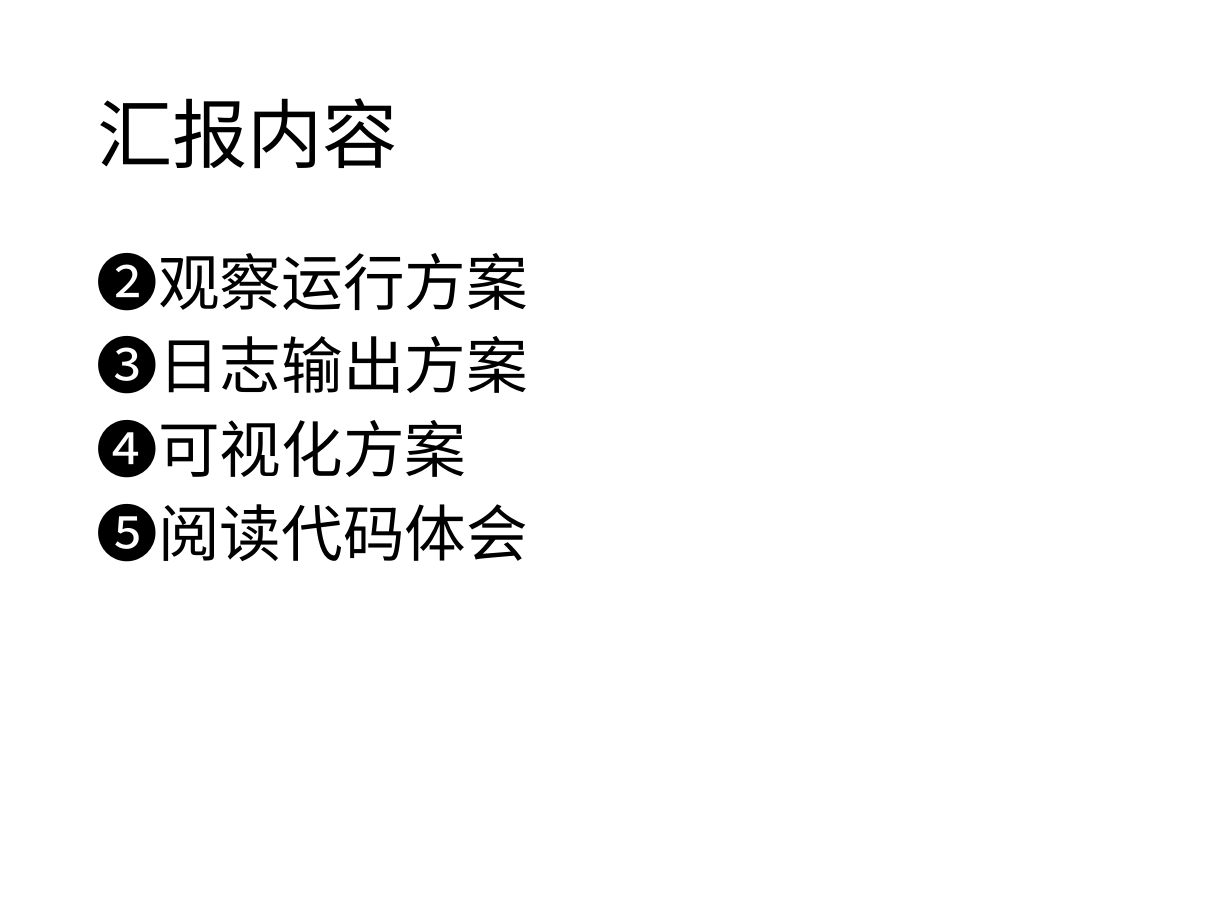
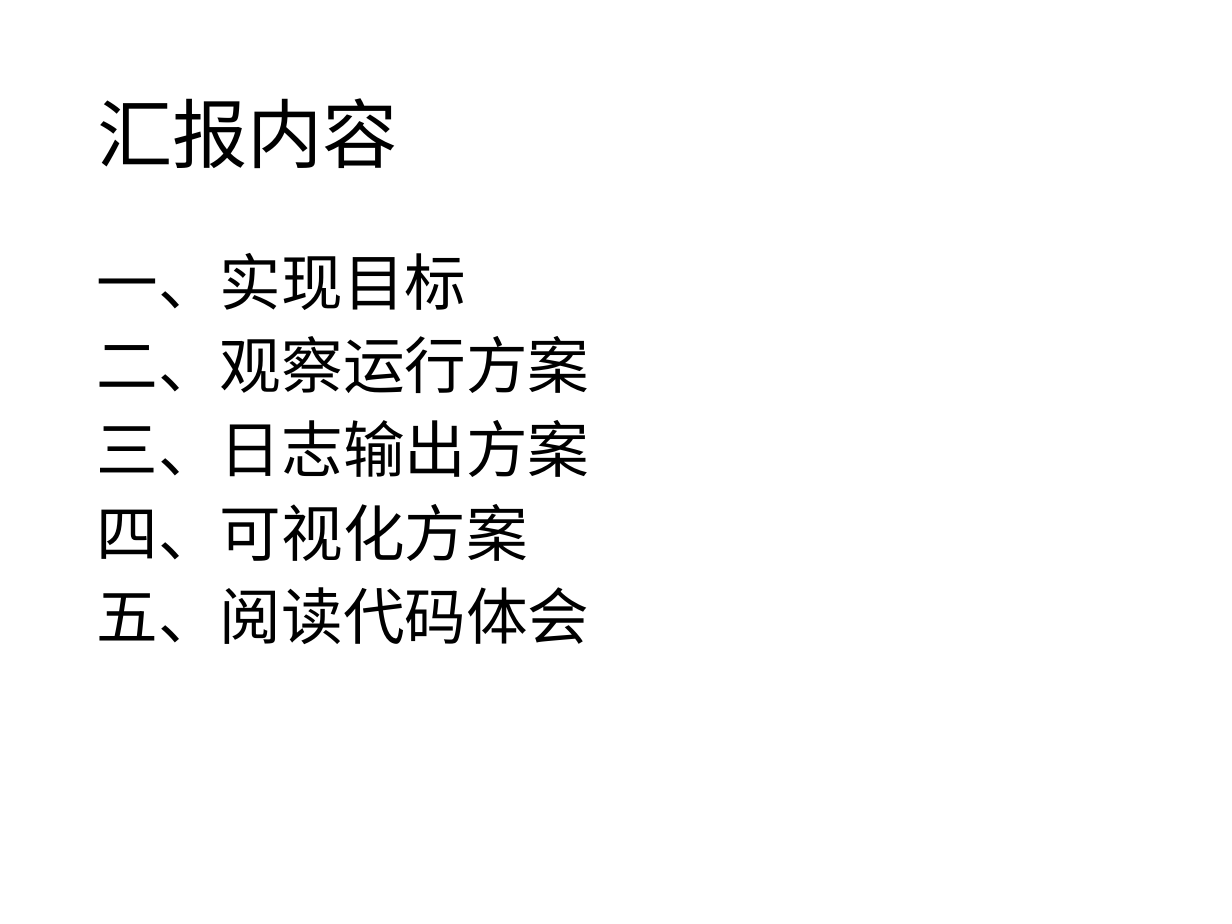
Before and after one commit to sfd158/oldlinux-homework, a slide deck: slide 2 of 宋振华第7周.ppt. Drawn at 1232x924 pixels with LibreOffice and Linux fonts; fonts in the diff are those of the drawing. Boxes give left, top, right and bottom in pixels: in the first picture for what was removed or moved away, otherwise in the second. Text is boxed around its words. In the diff, an @@ line names an element or a change of style, - is before the commit and + after.

```diff
--- a/宋振华第7周.ppt
+++ b/宋振华第7周.ppt
@@ text at (97,253,590,644): text changed @@
-❷观察运行方案
-❸日志输出方案
-❹可视化方案
-❺阅读代码体会
+一、实现目标
+二、观察运行方案
+三、日志输出方案
+四、可视化方案
+五、阅读代码体会
```
Also in this commit, not shown: 4 other slides changed, 6 slides added, 1 other file.
